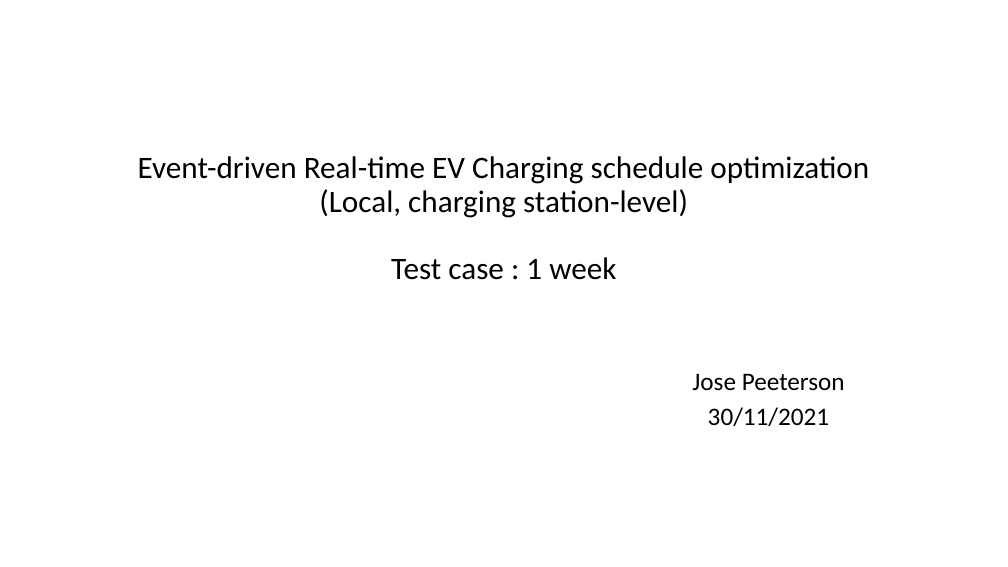
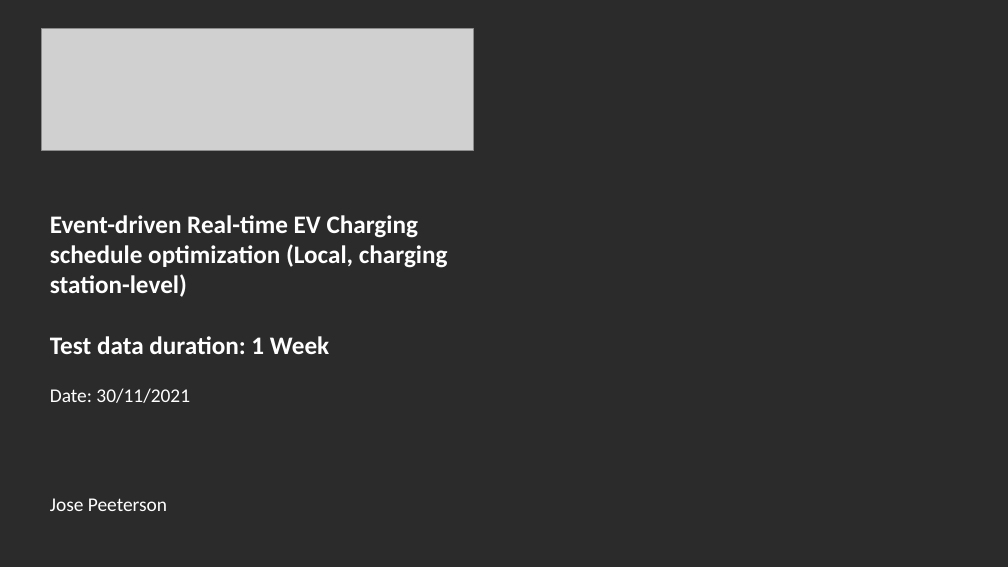
Before and after one commit to JosePeeterson/ACN_caltech, a slide deck: slide 1 of Test_results/Test_case_1_week.pptx. Drawn at 1008x567 pixels with LibreOffice and Linux fonts; fonts in the diff are those of the drawing; grey boxes stand for pictures; background and template pictures are left out; a plain dark background stands for a picture behind light text. Boxes give left, top, right and bottom in pixels: in the first picture for what was removed or moved away, otherwise in the second. Text is boxed around its words. In the diff, an @@ line names an element or a change of style, - is before the commit and + after.

```diff
--- a/Test_results/Test_case_1_week.pptx
+++ b/Test_results/Test_case_1_week.pptx
@@ background #FFFFFF to picture (left out) @@
@@ picture added at [42, 29, 474, 150] @@
@@ title "Event-driven Real-time EV Charging schedule ..." at [50, 215, 448, 354]: vertical alignment bottom to middle @@
@@ title at [50, 215, 448, 354]: text changed; size 29.7 to 24 pt; text colour #000000 to #FFFFFF; bold on @@
-Event-driven Real-time EV Charging schedule optimization (Local, charging station-level)
-Test case : 1 week
+Event-driven Real-time EV Charging schedule optimization (Local, charging station-level)
+Test data duration: 1 Week
@@ subtitle "Date: 30/11/2021": place and size @@
-subtitle "Date: 30/11/2021" at [692, 373, 845, 426]
+subtitle "Date: 30/11/2021" at [50, 388, 190, 511]
@@ subtitle at [50, 388, 190, 403]: paragraph added @@
+Date: 30/11/2021
@@ subtitle at [708, 407, 830, 426]: paragraph removed @@
-30/11/2021
@@ subtitle at [50, 498, 167, 511]: size 24 to 18.5 pt, text colour #000000 to #FFFFFF in "Jose Peeterson"; alignment centre to left; line spacing 0.8 to 1; less space between paragraphs @@
```
Also in this commit, not shown: 3 slides added, 2 slides removed, 3 other files.
